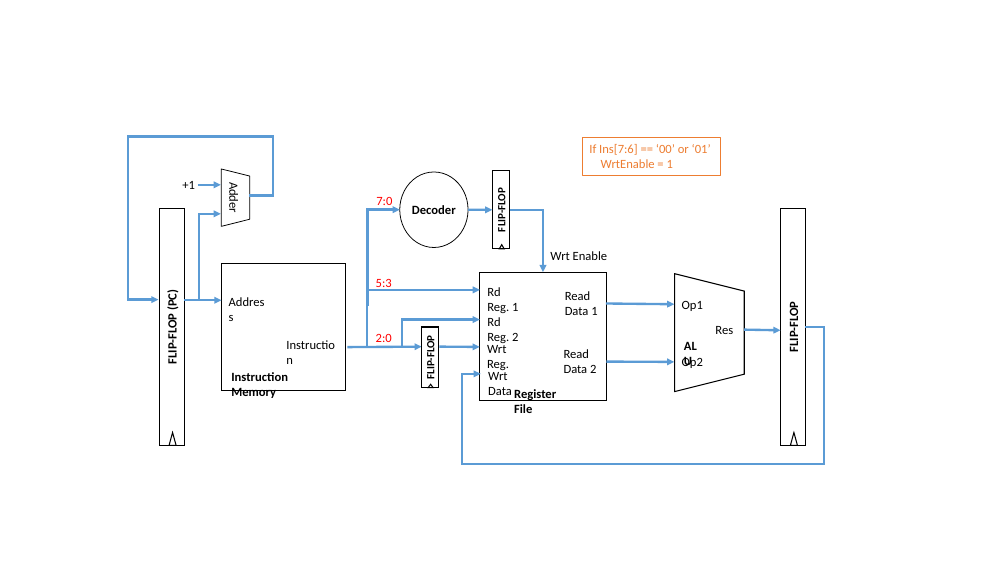
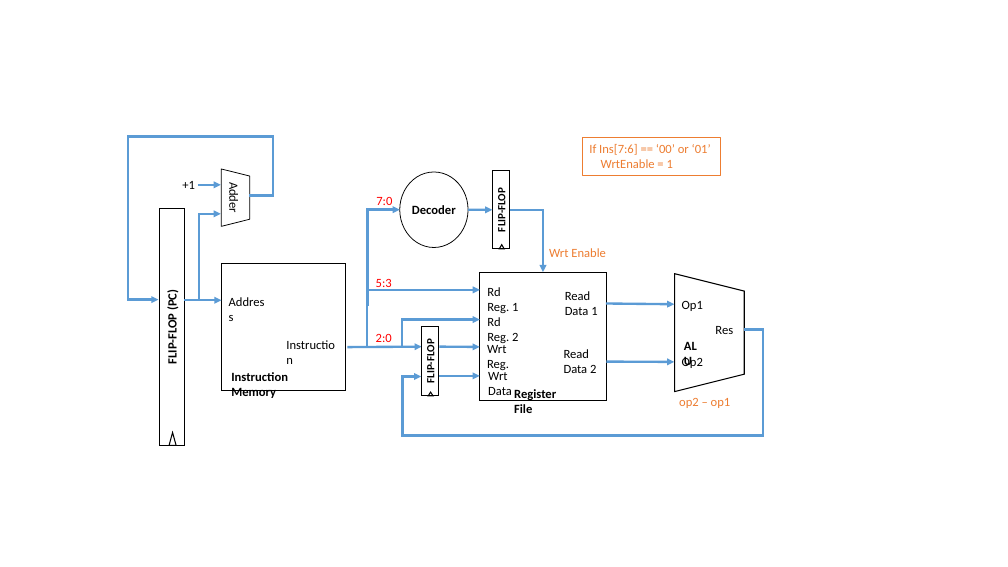
Before and after one commit to Kooscii/2016FALL_CA_HW-LAB, a slide deck: slide 1 of HW2/Q1 and Q2/Q1.pptx. Drawn at 1008x567 pixels with LibreOffice and Linux fonts; fonts in the diff are those of the drawing. Boxes give left, top, right and bottom in pixels: in the first picture for what was removed or moved away, otherwise in the second. Text is boxed around its words. In the diff, an @@ line names an element or a change of style, - is before the commit and + after.

```diff
--- a/HW2/Q1 and Q2/Q1.pptx
+++ b/HW2/Q1 and Q2/Q1.pptx
@@ rectangle removed at (780, 209, 805, 445) @@
-FLIP-FLOP
@@ text "Wrt Enable" at (549, 248, 606, 257): text colour #000000 to #ED7D31 @@
@@ rectangle "FLIP-FLOP": place and size @@
-rectangle "FLIP-FLOP" at (421, 327, 439, 388)
+rectangle "FLIP-FLOP" at (421, 327, 439, 396)
@@ elbow arrow moved from (805, 327) - (481, 374) to (744, 330) - (421, 377) @@
@@ arrow moved from (744, 330) - (780, 330) to (439, 376) - (479, 376) @@
@@ triangle: place and size @@
-triangle at (428, 384, 433, 387)
+triangle at (428, 392, 433, 396)
@@ text added at (679, 398, 731, 408), 12 pt, text #ED7D31 @@
+op2 – op1
@@ triangle removed at (791, 433, 798, 445) @@
```
Also in this commit, not shown: 59 other files.
